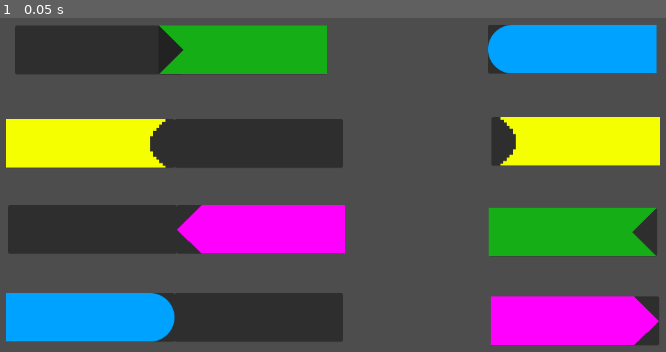
Above: before the commit, frame 1.
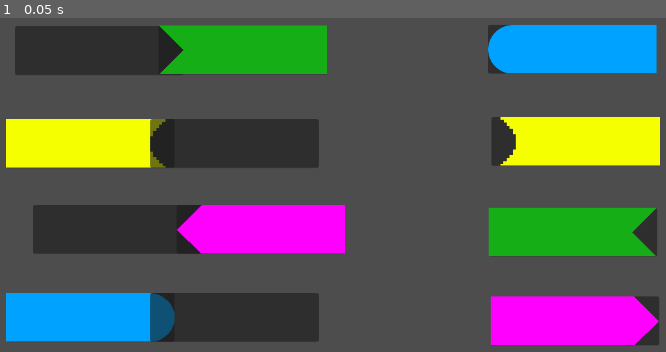
Above: after the commit, the same moment.

Repository: Maxwell-L-hack/Summer_Reading_2026
Game: Godot game, scene res://node_2d.tscn
Same seed, same stepped clock (60 frames per second), same inputs: the game is played once before the commit and once after it.
Inputs:
- Up to frame 1 (0.05 s): no input

The runs differ from the first frame. In frame 1, 2.2% of the frame differs, in the area x 1-99%, y 2-98%.

Commit message:
Fixed alignment

Diff:
--- a/dna/node_2d.tscn
+++ b/dna/node_2d.tscn
@@ -10,6 +10,7 @@
 [node name="Node2D" type="Node2D" unique_id=400444941]
 
 [node name="TextureRect" parent="." unique_id=762736414 instance=ExtResource("1_wtcfe")]
+texture_filter = 1
 offset_left = 718.0
 offset_top = 69.0
 offset_right = 961.0
@@ -18,6 +19,7 @@
 flip_h = true
 
 [node name="TextureRect2" parent="." unique_id=1604301301 instance=ExtResource("1_wtcfe")]
+texture_filter = 1
 offset_left = 719.0
 offset_top = 333.0
 offset_right = 962.0
@@ -25,6 +27,7 @@
 texture = ExtResource("3_kdubu")
 
 [node name="TextureRect3" parent="." unique_id=1461985476 instance=ExtResource("1_wtcfe")]
+texture_filter = 1
 offset_left = 723.0
 offset_top = 202.0
 offset_right = 966.0
@@ -33,6 +36,7 @@
 flip_h = true
 
 [node name="TextureRect4" parent="." unique_id=599703632 instance=ExtResource("1_wtcfe")]
+texture_filter = 1
 offset_left = 722.0
 offset_top = 461.0
 offset_right = 965.0
@@ -40,12 +44,14 @@
 texture = ExtResource("5_kdubu")
 
 [node name="TextureRect5" parent="." unique_id=165392487 instance=ExtResource("1_wtcfe")]
+texture_filter = 1
 offset_left = 36.0
-offset_top = 70.0
+offset_top = 71.0
 offset_right = 279.0
-offset_bottom = 140.5
+offset_bottom = 141.5
 
 [node name="TextureRect6" parent="." unique_id=725121228 instance=ExtResource("1_wtcfe")]
+texture_filter = 1
 offset_left = 23.0
 offset_top = 205.0
 offset_right = 266.0
@@ -53,12 +59,14 @@
 texture = ExtResource("4_kdubu")
 
 [node name="TextureRect7" parent="." unique_id=1056710032 instance=ExtResource("1_wtcfe")]
-offset_left = 26.0
+texture_filter = 1
+offset_left = 62.0
 offset_top = 329.0
-offset_right = 269.0
+offset_right = 305.0
 offset_bottom = 399.5
 
 [node name="TextureRect8" parent="." unique_id=302349313 instance=ExtResource("1_wtcfe")]
+texture_filter = 1
 offset_left = 23.0
 offset_top = 456.0
 offset_right = 266.0
@@ -66,6 +74,7 @@
 texture = ExtResource("2_0e48y")
 
 [node name="TextureRect9" parent="." unique_id=2010952608 instance=ExtResource("1_wtcfe")]
+texture_filter = 1
 offset_left = 243.0
 offset_top = 70.0
 offset_right = 486.0
@@ -74,13 +83,15 @@
 flip_h = true
 
 [node name="TextureRect10" parent="." unique_id=1290798520 instance=ExtResource("1_wtcfe")]
-offset_left = 266.0
+texture_filter = 1
+offset_left = 231.0
 offset_top = 205.0
-offset_right = 509.0
+offset_right = 474.0
 offset_bottom = 275.5
 flip_h = true
 
 [node name="TextureRect11" parent="." unique_id=834325173 instance=ExtResource("1_wtcfe")]
+texture_filter = 1
 offset_left = 269.0
 offset_top = 329.0
 offset_right = 512.0
@@ -89,9 +100,10 @@
 flip_h = true
 
 [node name="TextureRect12" parent="." unique_id=258323310 instance=ExtResource("1_wtcfe")]
-offset_left = 266.0
+texture_filter = 1
+offset_left = 231.0
 offset_top = 456.0
-offset_right = 509.0
+offset_right = 474.0
 offset_bottom = 526.5
 flip_h = true
 
